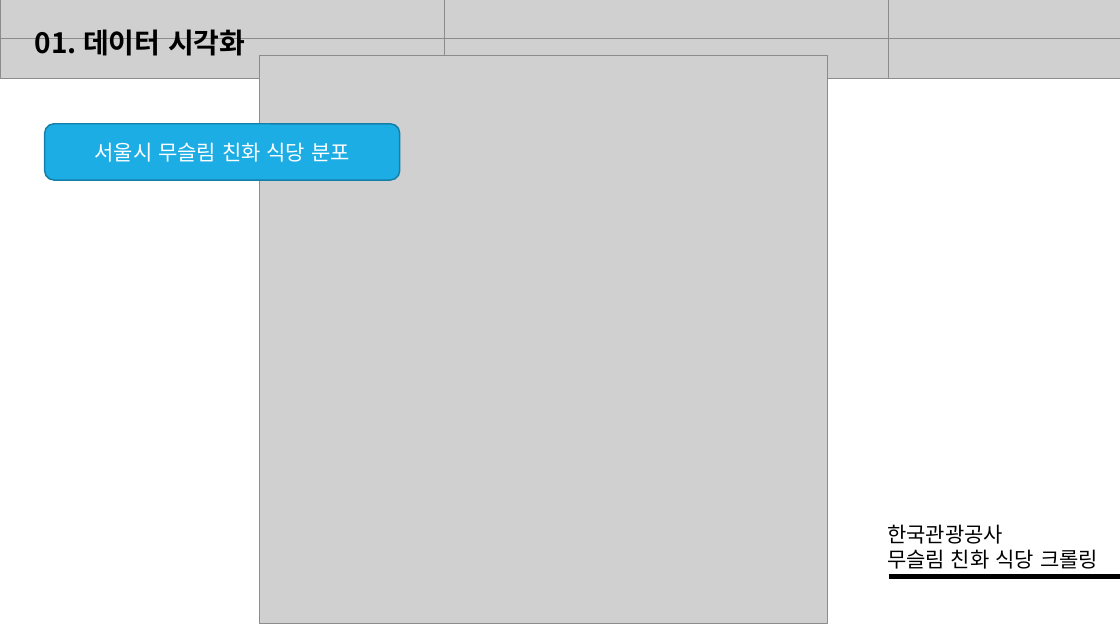
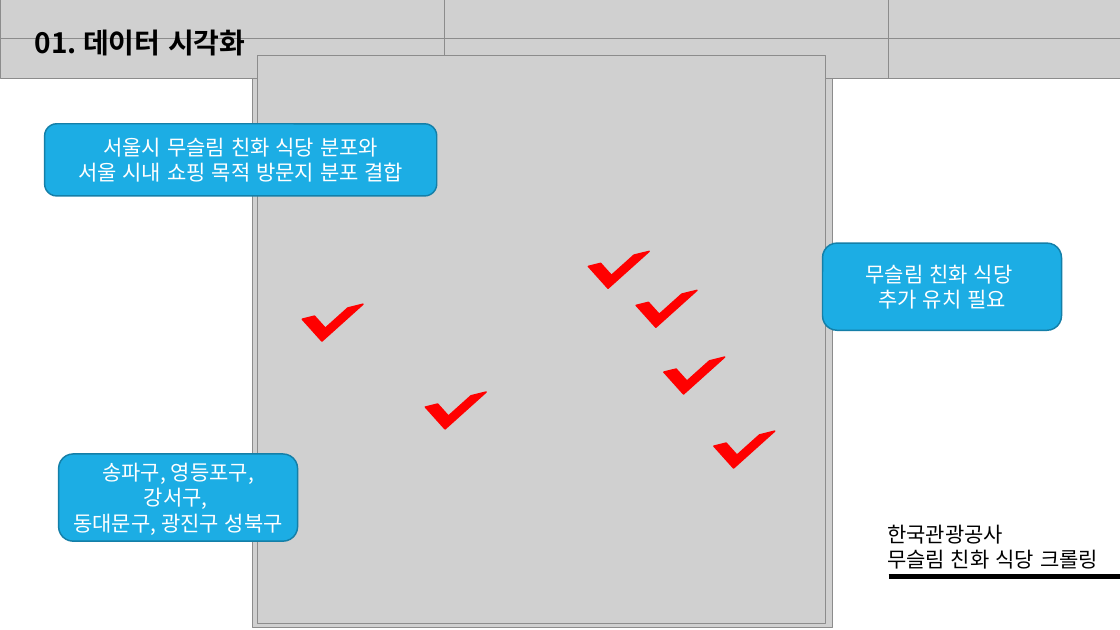
Before and after one commit to telecaster15/tourbigdata, a slide deck: slide 10 of ppt/무슬림 관광 활성화 방안.pptx (slide 8 before the commit). Drawn at 1120x630 pixels with LibreOffice and Linux fonts; fonts in the diff are those of the drawing; grey boxes stand for pictures. Boxes give left, top, right and bottom in pixels: in the first picture for what was removed or moved away, otherwise in the second. Text is boxed around its words. In the diff, an @@ line names an element or a change of style, - is before the commit and + after.

Commit message:
update

```diff
--- a/ppt/무슬림 관광 활성화 방안.pptx
+++ b/ppt/무슬림 관광 활성화 방안.pptx
@@ picture added at <box>253,48,833,628</box> @@
@@ rounded rectangle "서울시 무슬림 친화 식당 분포와": place and size @@
-rounded rectangle "서울시 무슬림 친화 식당 분포와" at <box>45,124,400,180</box>
+rounded rectangle "서울시 무슬림 친화 식당 분포와" at <box>45,124,437,196</box>
@@ text in rounded rectangle at <box>78,137,404,182</box>: text changed @@
-서울시 무슬림 친화 식당 분포
+서울시 무슬림 친화 식당 분포와
+서울 시내 쇼핑 목적 방문지 분포 결합
@@ half frame added at <box>588,229,649,288</box>, fill #FF0000, outline #FF0000 1.25 pt @@
@@ half frame added at <box>636,269,697,328</box>, fill #FF0000, outline #FF0000 1.25 pt @@
@@ rounded rectangle added at <box>823,243,1062,330</box>, fill #1CADE4, outline #1580A9 1.25 pt, 18 pt, text #FFFFFF @@
+무슬림 친화 식당
+추가 유치 필요
@@ half frame added at <box>302,282,363,341</box>, fill #FF0000, outline #FF0000 1.25 pt @@
@@ half frame added at <box>664,335,725,394</box>, fill #FF0000, outline #FF0000 1.25 pt @@
@@ half frame added at <box>425,370,486,429</box>, fill #FF0000, outline #FF0000 1.25 pt @@
@@ half frame added at <box>714,409,775,468</box>, fill #FF0000, outline #FF0000 1.25 pt @@
@@ rounded rectangle added at <box>59,454,298,541</box>, fill #1CADE4, outline #1580A9 1.25 pt, 18 pt, text #FFFFFF @@
+송파구, 영등포구, 강서구,
+동대문구, 광진구 성북구
```
Also in this commit, not shown: 4 other slides changed, 2 slides added.
